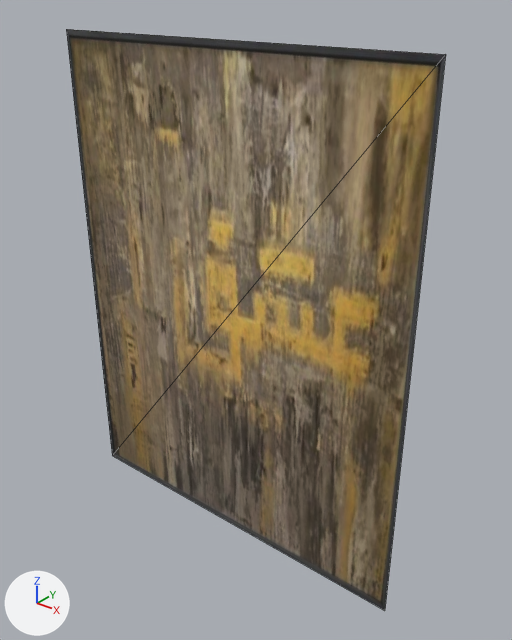
Before and after pictures for a commit that changed the glTF model images/ar/0069.glb.
The view is the same before and after, from a 50 mm lens placed at (0.81, -0.919, 0.592), pointed at (0.046, 0.036, -0.001). Every picture has the same lights, and +X, +Y and +Z are marked at lower left. The older version comes first. Mesh edges are drawn as thin lines.
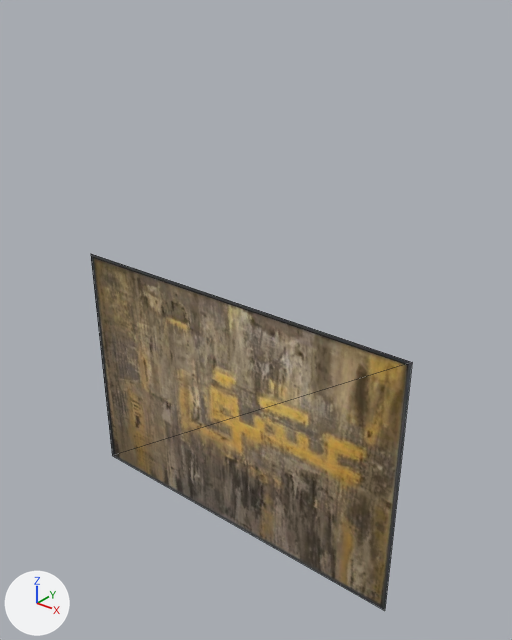
The newer file is also rescaled (x1.282), turned or shifted as a whole; pictures and numbers use the older file's frame.

Where the change shows, as pixel boxes (x1, y1, x2, y2) in the pictures (512 x 640 px):
```json
{"object": "Mesh_0", "change": "reshaped", "before": [66, 29, 446, 611], "after": [91, 254, 412, 611], "on screen": "15% narrower, 39% shorter"}
```

The change, as JSON lines over the scene's bpy script:
```json
{"block": "me_mesh_0", "where": "# used by ob_mesh_0; location = (0.0, 0.0, 0.0)"}
{"op": "remove", "block": "me_mesh_0", "code": "me_mesh_0.from_pydata(...)  # 4 vertices, 2 faces; spans x -0.39..0.39, y 0.0, z -0.5..0.5"}
{"op": "add", "block": "me_mesh_0", "code": "me_mesh_0.from_pydata(...)  # 4 vertices, 2 faces; spans x -0.39..0.39, y 0.0, z -0.5..0.043"}
{"block": "me_mesh_0", "change": "me_mesh_0 part 1"}
{"op": "set", "path": "me_mesh_0.vertices[0].co", "old": "(-0.39, 0.0, 0.5)", "new": "(-0.39, 0.0, 0.043)", "note": "pixel (66, 29) -> pixel (90, 253)"}
{"op": "set", "path": "me_mesh_0.vertices[1].co", "old": "(0.39, 0.0, 0.5)", "new": "(0.39, 0.0, 0.043)", "note": "pixel (445, 54) -> pixel (412, 362)"}
```
